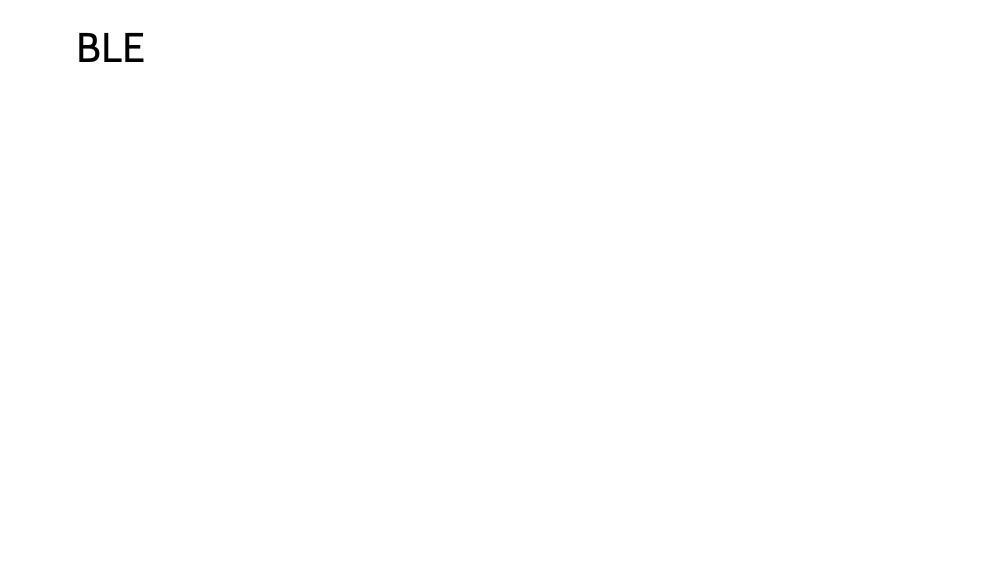
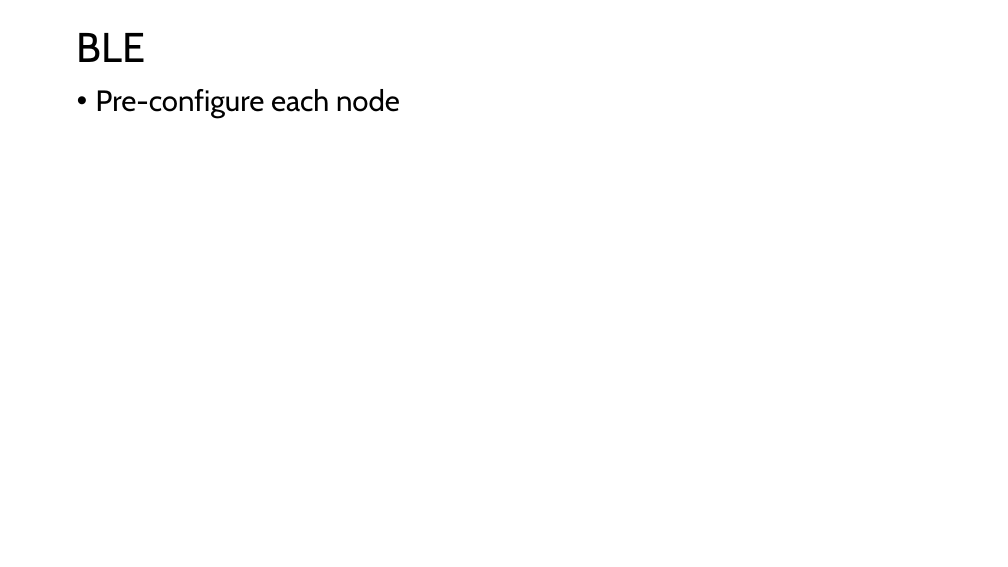
Before and after one commit to GXG-CS/on_device_learning, a slide deck: slide 42 of Paper Notes/Decentralized TinyML.pptx. Drawn at 1008x567 pixels with LibreOffice and Linux fonts; fonts in the diff are those of the drawing. Boxes give left, top, right and bottom in pixels: in the first picture for what was removed or moved away, otherwise in the second. Text is boxed around its words. In the diff, an @@ line names an element or a change of style, - is before the commit and + after.

```diff
--- a/Paper Notes/Decentralized TinyML.pptx
+++ b/Paper Notes/Decentralized TinyML.pptx
@@ text added at (96,89,400,118), 28 pt, text #000000 @@
+• Pre-configure each node
```
Also in this commit, not shown: 8 other files.
